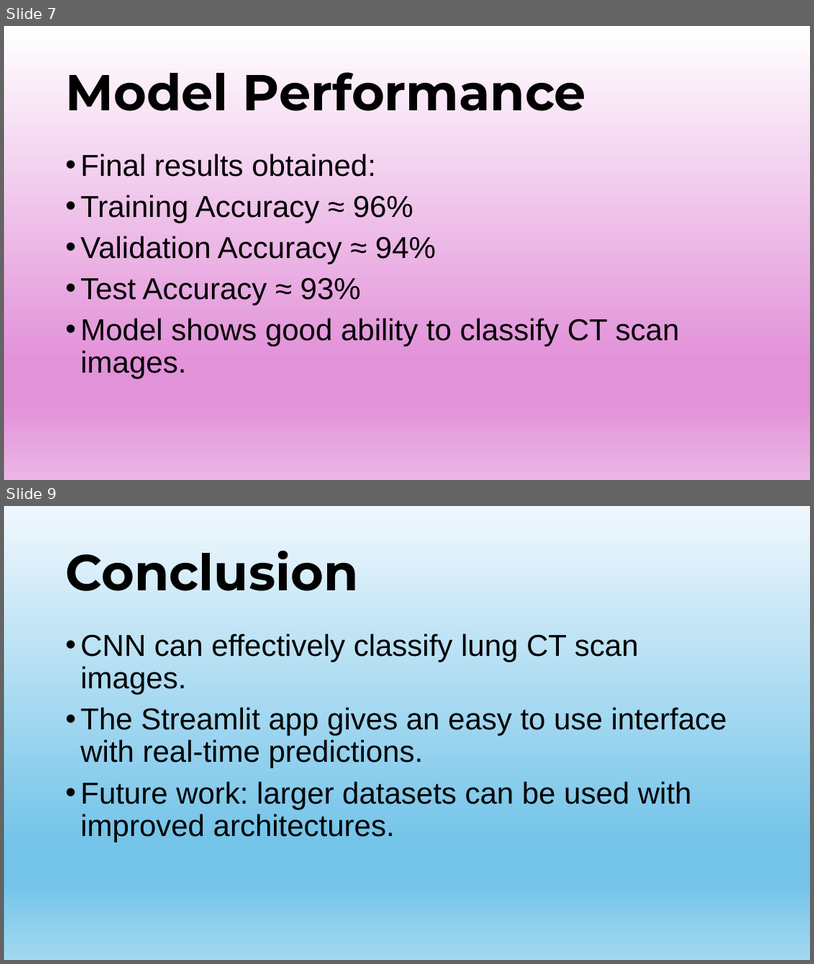
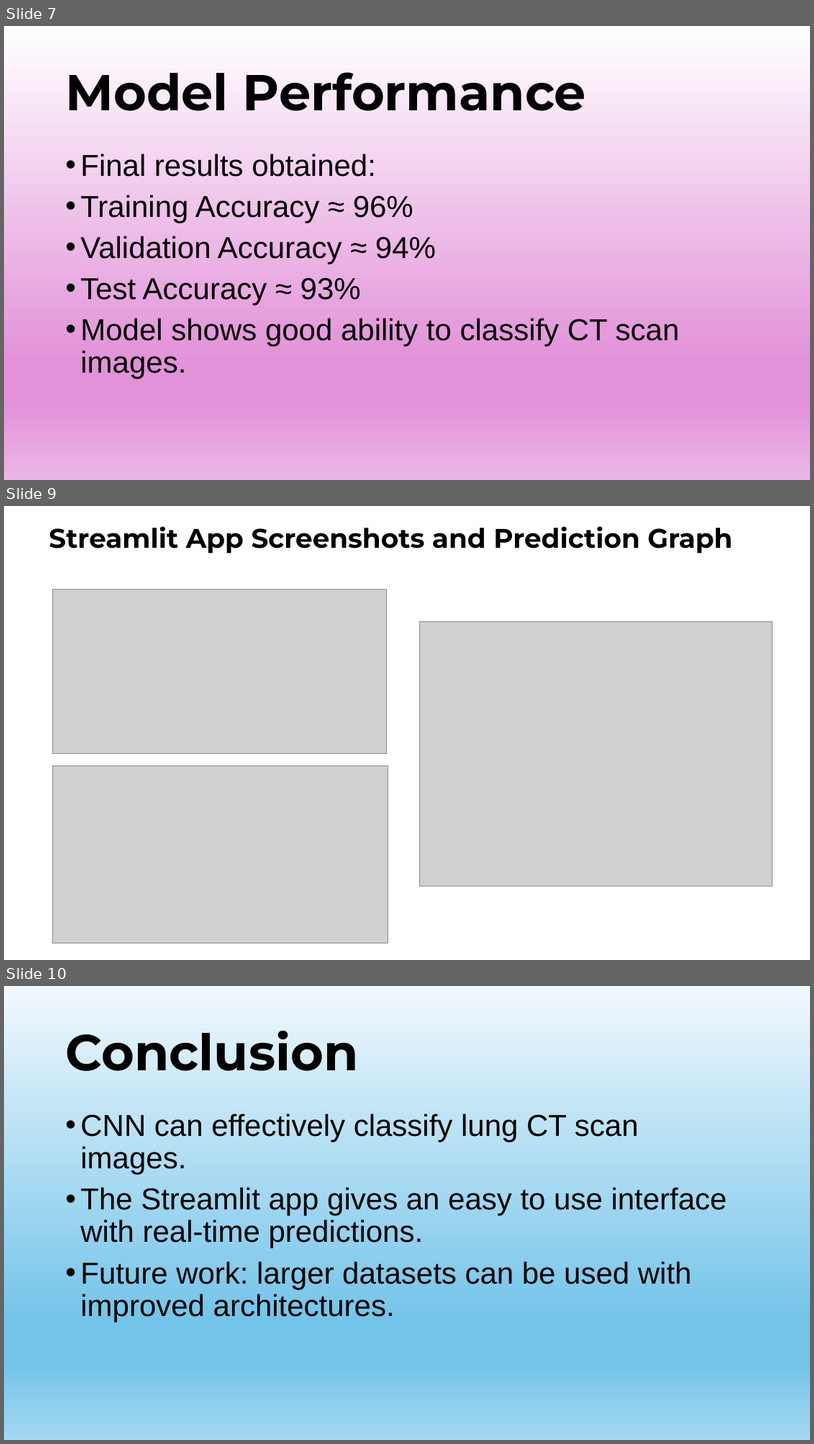
Before and after one commit to Raghavj1401/lung-cancer-cnn, a slide deck: ai-ppt-batch8-raghavjoshi-raghavjoshi200314@gmail.com.pptx. Shown one above the other, each under a label of ours: slides 7 and 9 before the commit, slides 7, 9 and 10 after it; the slides between them are not shown. The pictures are 814x964 and 814x1444 pixels, drawn with LibreOffice and Linux fonts; fonts in the diff are those of the drawing; grey boxes stand for pictures. Boxes give left, top, right and bottom in pixels: in the first picture for what was removed or moved away, otherwise in the second. Text is boxed around its words. In the diff, an @@ line names an element or a change of style, - is before the commit and + after.

```diff
--- a/ai-ppt-batch8-raghavjoshi-raghavjoshi200314@gmail.com.pptx
+++ b/ai-ppt-batch8-raghavjoshi-raghavjoshi200314@gmail.com.pptx
@@ slide 9 added at (4,506,810,960), background #FFFFFF @@
@@ text added at (49,526,733,554), 32 pt, text #000000, bold @@
+Streamlit App Screenshots and Prediction Graph
@@ picture added at (52,590,387,754) @@
@@ picture added at (419,621,773,886) @@
@@ picture added at (52,765,388,943) @@
@@ what was slide 9 is now slide 10 @@
```
Also in this commit, not shown: 5 slides changed.
